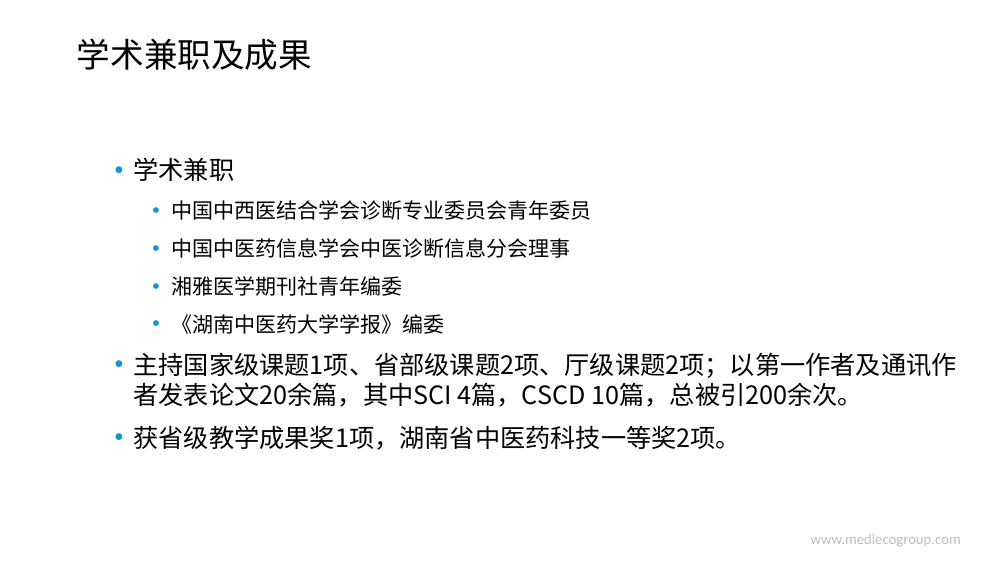
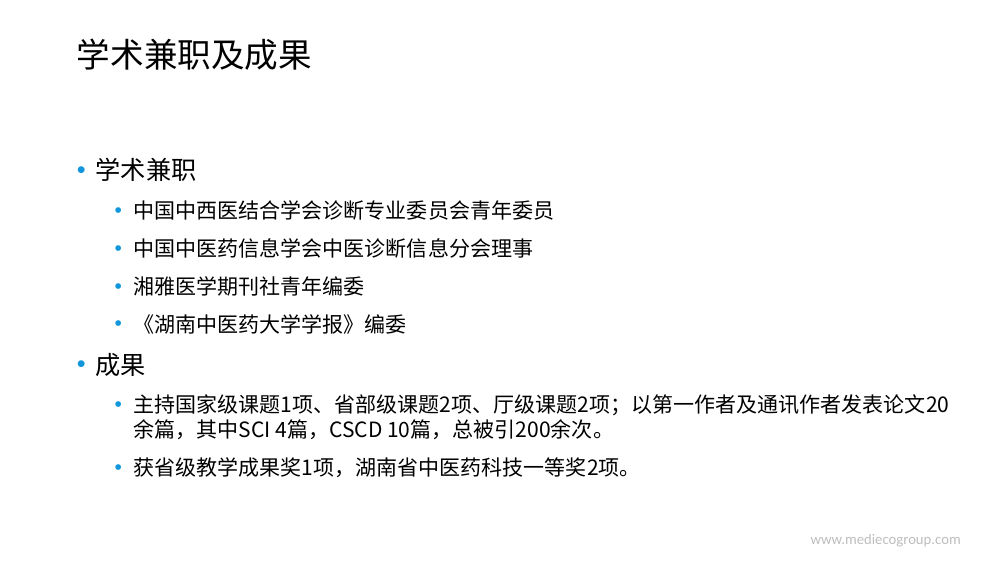
Before and after one commit to hao203/rmd_china, a slide deck: slide 5 of slides/00.Introduction/00.pptx. Drawn at 1008x567 pixels with LibreOffice and Linux fonts; fonts in the diff are those of the drawing; background and template pictures are left out. Boxes give left, top, right and bottom in pixels: in the first picture for what was removed or moved away, otherwise in the second. Text is boxed around its words. In the diff, an @@ line names an element or a change of style, - is before the commit and + after.

```diff
--- a/slides/00.Introduction/00.pptx
+++ b/slides/00.Introduction/00.pptx
@@ text at box(96, 157, 950, 477): size 24 to 20 pt in "主持国家级课题1项、省部级课题2项、厅级课题2项；以第一作者及通讯作者发表论文20余篇，其中SCI 4篇，CSCD 10 ...", "获省级教学成果奖1项，湖南省中医药科技一等奖2项。"; list level 2 to 1 in "学术兼职"; list level 3 to 2 in "中国中西医结合学会诊断专业委员会青年委员"; list level 3 to 2 in "中国中医药信息学会中医诊断信息分会理事"; list level 3 to 2 in "湘雅医学期刊社青年编委"; list level 3 to 2 in "《湖南中医药大学学报》编委" @@
@@ text at box(96, 353, 146, 376): paragraph added @@
+• 成果
```
Also in this commit, not shown: 8 other slides changed, 2 slides removed, 2 other files.
